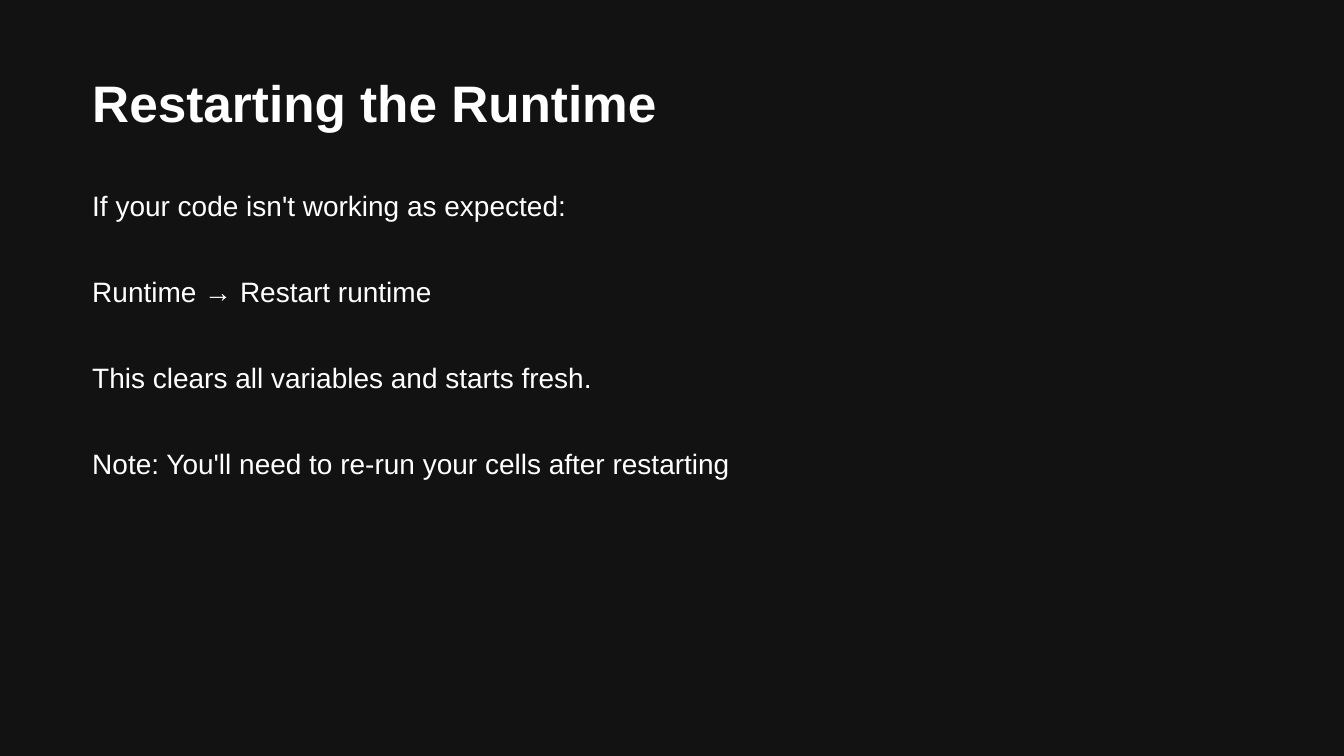
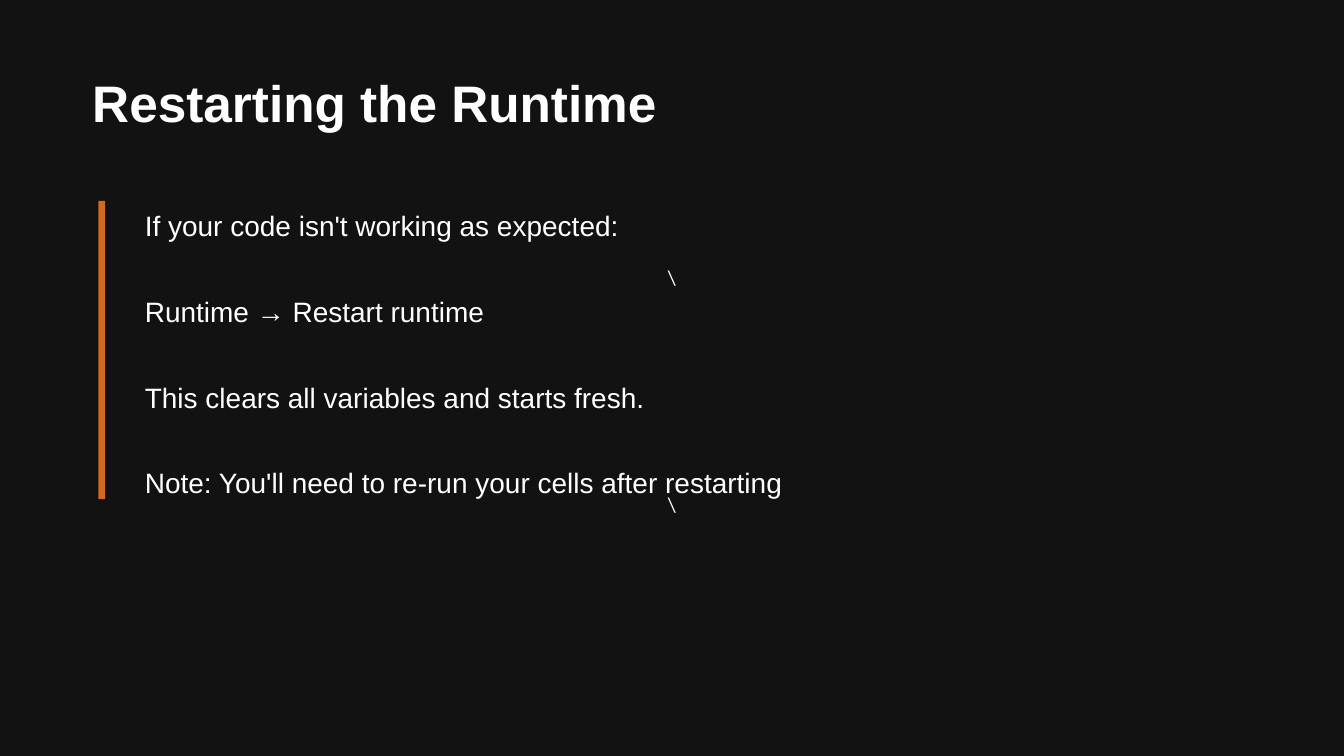
Before and after one commit to kerryback/mgmt675, a slide deck: slide 25 of colab.pptx (slide 32 before the commit). Drawn at 1344x756 pixels with LibreOffice and Linux fonts; fonts in the diff are those of the drawing. Boxes give left, top, right and bottom in pixels: in the first picture for what was removed or moved away, otherwise in the second. Text is boxed around its words. In the diff, an @@ line names an element or a change of style, - is before the commit and + after.

```diff
--- a/colab.pptx
+++ b/colab.pptx
@@ text in rectangle at <box>0,0,1344,756</box>: text added @@
+\
+\
@@ rectangle added at <box>98,201,105,499</box>, fill #D2691E @@
@@ text "If your code isn't working ...": place and size @@
-text "If your code isn't working ..." at <box>92,195,730,479</box>
+text "If your code isn't working ..." at <box>145,215,782,499</box>
```
Also in this commit, not shown: 10 other slides changed, 1 slide added, 8 slides removed, 3 other files.
